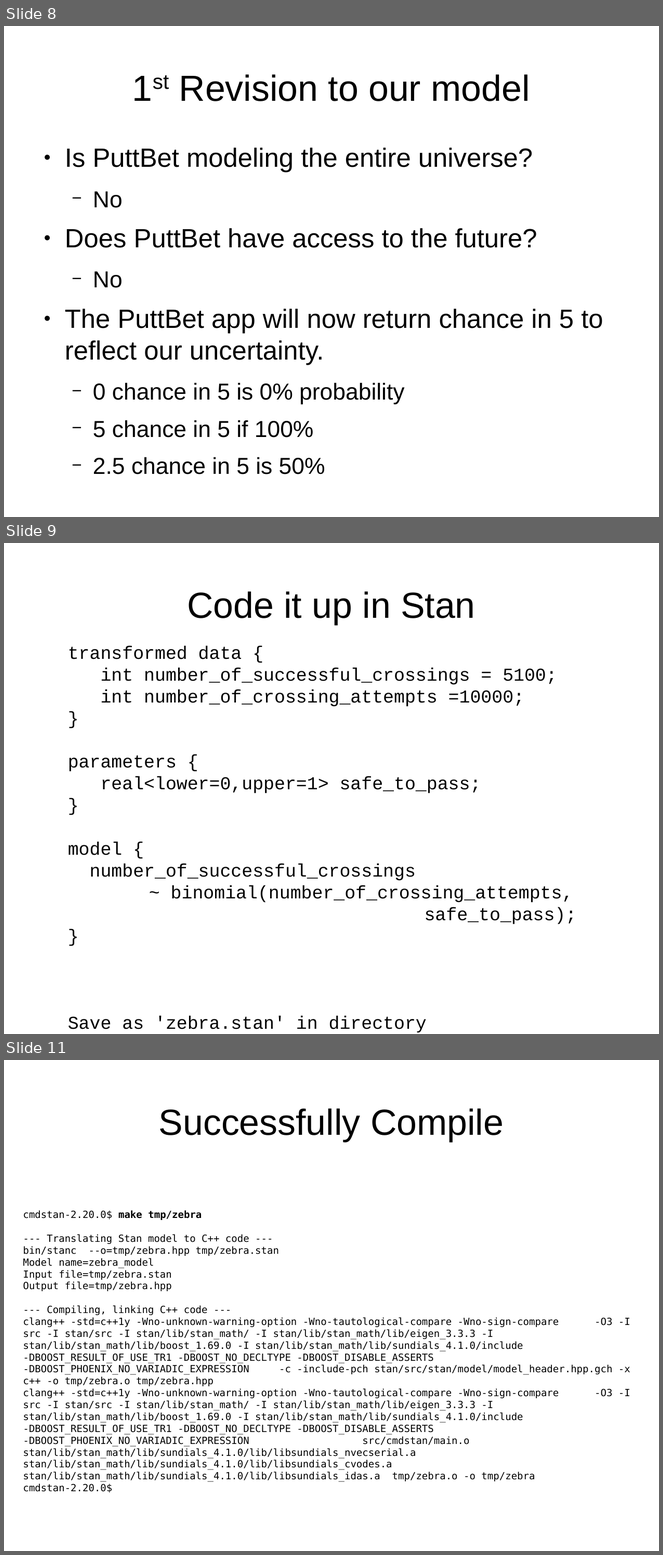
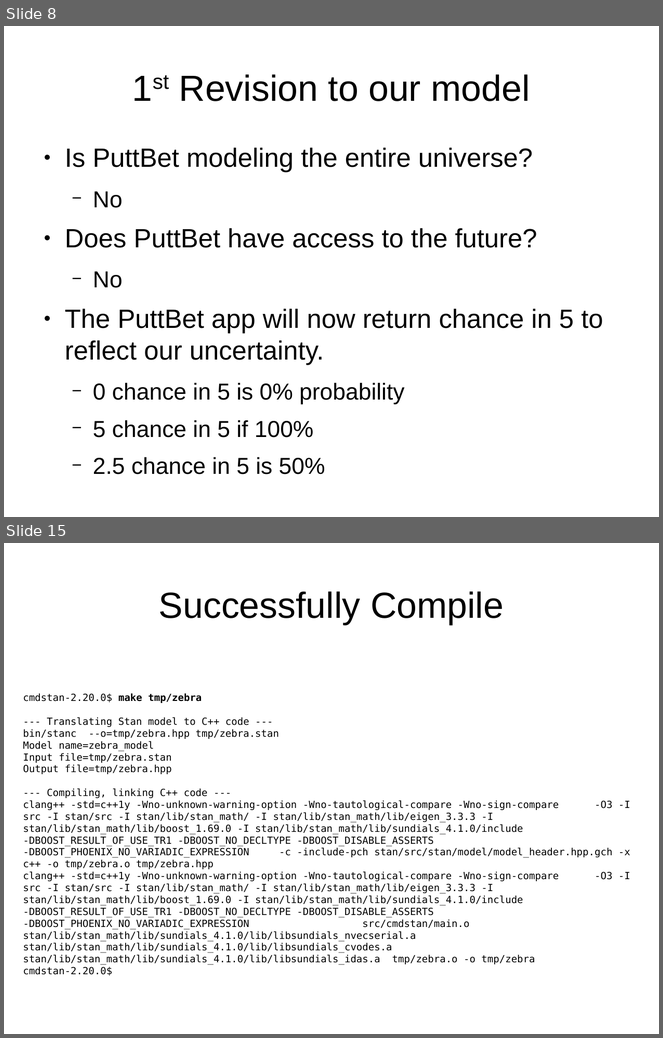
Before and after one commit to breckbaldwin/StanIsThePlan, a slide deck: teaching/StanIsThPlanPyData.odp. Shown one above the other, each under a label of ours: slides 8, 9 and 11 before the commit, slides 8 and 15 after it; the slides between them are not shown. The pictures are 663x1555 and 663x1038 pixels, drawn with LibreOffice and Linux fonts; fonts in the diff are those of the drawing. Boxes give left, top, right and bottom in pixels: in the first picture for what was removed or moved away, otherwise in the second. Text is boxed around its words. In the diff, an @@ line names an element or a change of style, - is before the commit and + after.

```diff
--- a/teaching/StanIsThPlanPyData.odp
+++ b/teaching/StanIsThPlanPyData.odp
@@ slide 9 removed at box(4, 543, 659, 1034), background #FFFFFF @@
@@ title removed at box(187, 591, 476, 625) @@
-Code it up in Stan
@@ text removed at box(68, 646, 577, 1033) @@
-transformed data {
-int number_of_successful_crossings = 5100;
-int number_of_crossing_attempts =10000;
-}
-parameters {
-real<lower=0,upper=1> safe_to_pass;
-}
-model {
-number_of_successful_crossings
-~ binomial(number_of_crossing_attempts,
-safe_to_pass);
-}
-Save as 'zebra.stan' in directory
-Cmdstan-2.20.0/tmp
@@ what was slide 11 is now slide 15 @@
```
Also in this commit, not shown: 3 slides changed, 5 slides added, 4 other files.
